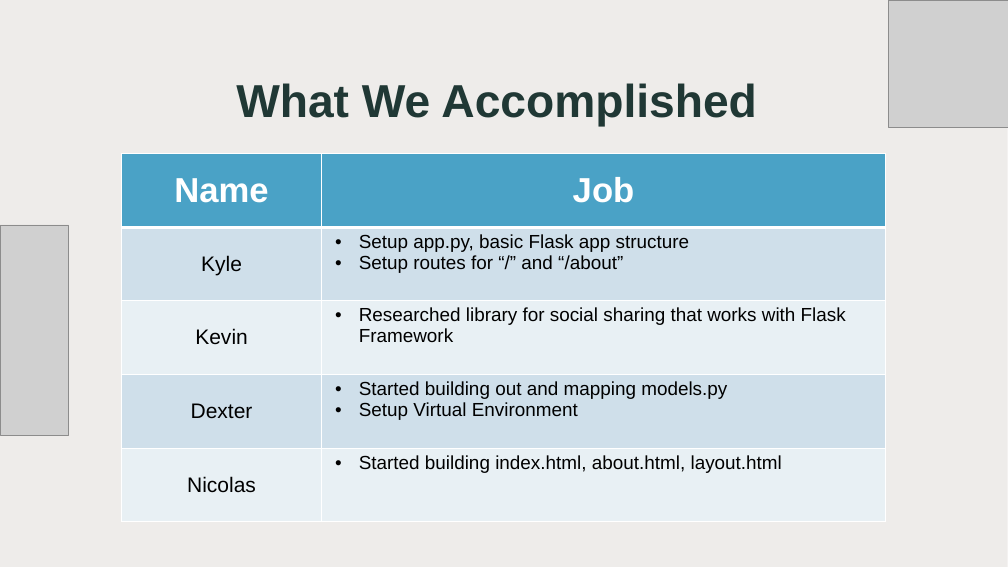
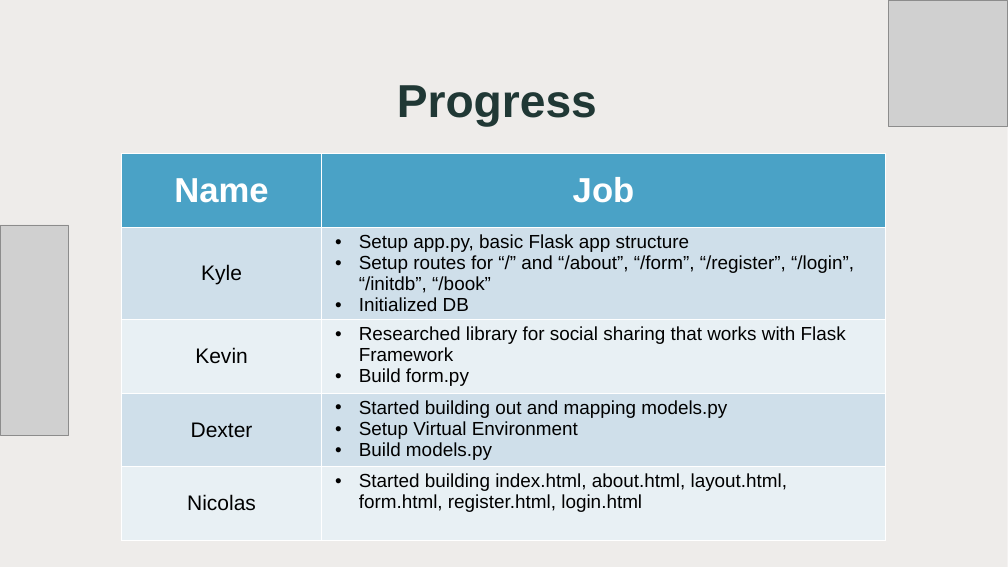
Before and after one commit to contactatfp/theLibrarians, a slide deck: slide 2 of weekly_team_presentation/week5.pptx. Drawn at 1008x567 pixels with LibreOffice and Linux fonts; fonts in the diff are those of the drawing; grey boxes stand for pictures; background and template pictures are left out. Boxes give left, top, right and bottom in pixels: in the first picture for what was removed or moved away, otherwise in the second. Text is boxed around its words. In the diff, an @@ line names an element or a change of style, - is before the commit and + after.

```diff
--- a/weekly_team_presentation/week5.pptx
+++ b/weekly_team_presentation/week5.pptx
@@ title at <box>397,85,597,127</box>: text changed @@
-What We Accomplished
+Progress
@@ table at <box>122,154,886,516</box> @@
-row 2, column 2: Setup app.py, basic Flask app structure / Setup routes for “/” and “/about”
+row 2, column 2: Setup app.py, basic Flask app structure / Setup routes for “/” and “/about”, “/form”, “/register”, “/login”, “/initdb”, “/book” / Initialized DB
-row 3, column 2: Researched library for social sharing that works with Flask Framework
+row 3, column 2: Researched library for social sharing that works with Flask Framework / Build form.py
-row 4, column 2: Started building out and mapping models.py / Setup Virtual Environment
+row 4, column 2: Started building out and mapping models.py / Setup Virtual Environment / Build models.py
-row 5, column 2: Started building index.html, about.html, layout.html
+row 5, column 2: Started building index.html, about.html, layout.html, form.html, register.html, login.html
@@ borders changed @@
```
Also in this commit, not shown: 1 other slide changed, 6 slides added, 4 slides removed, 4 other files.
